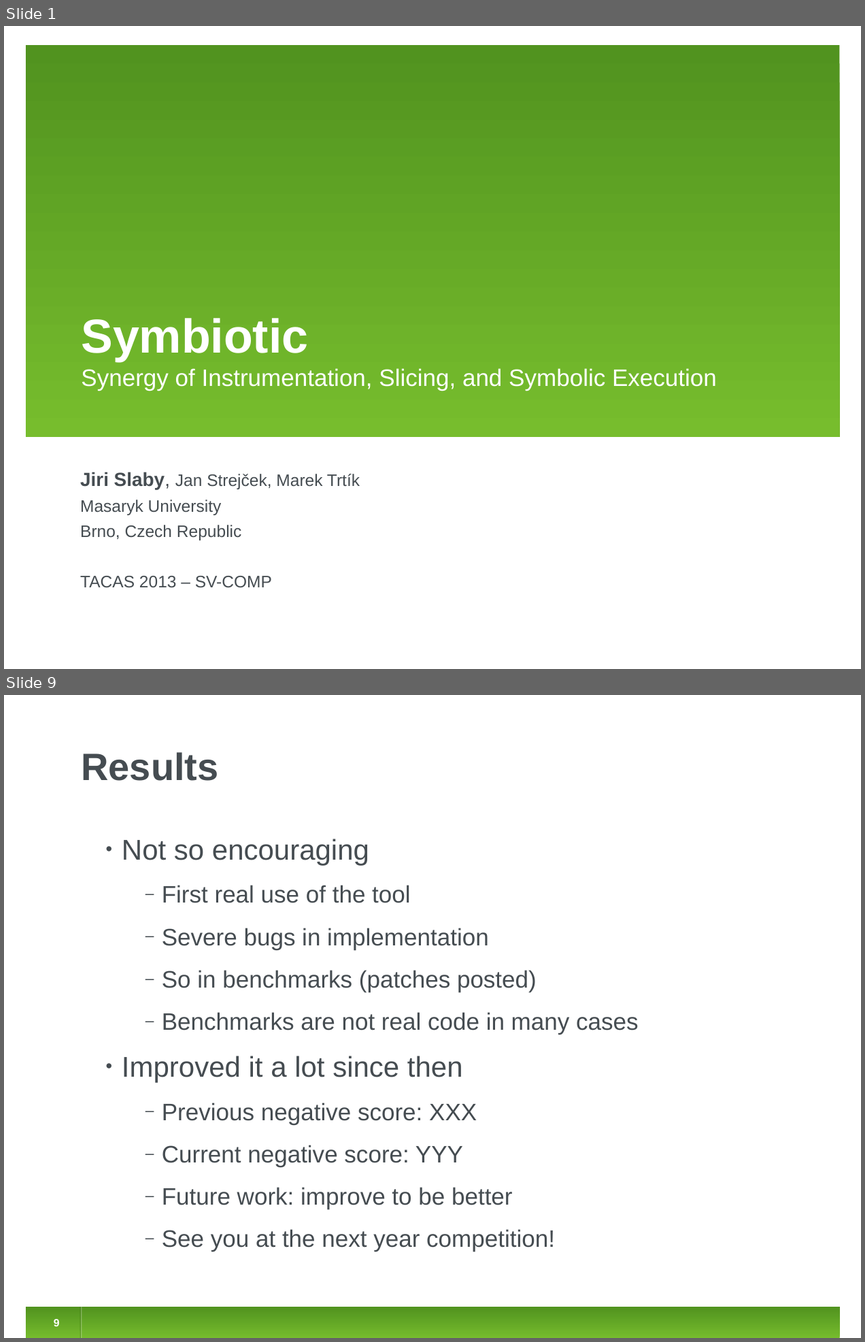
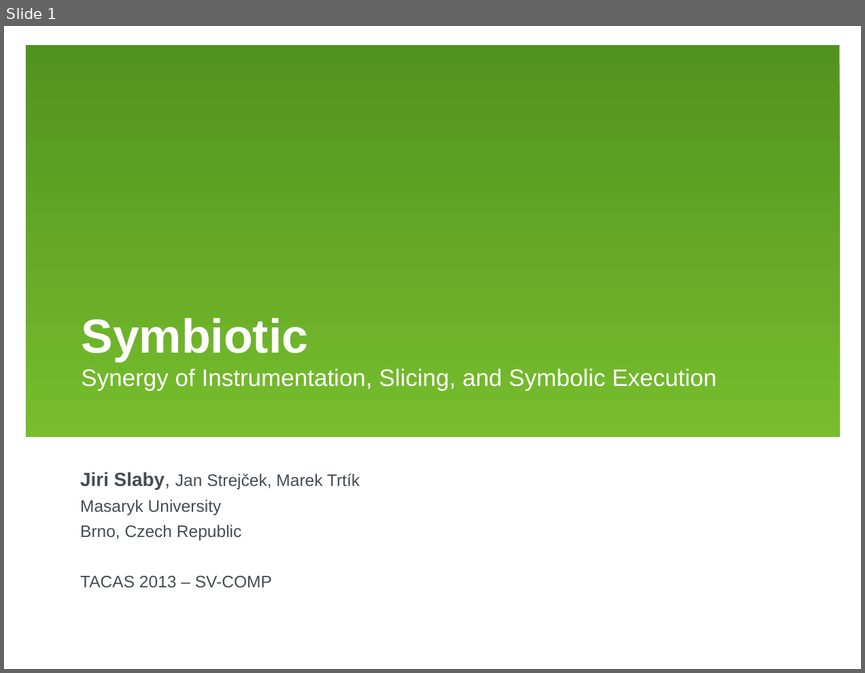
Before and after one commit to jirislaby/writings, a slide deck: presentations/tacas2013.odp. Shown one above the other, each under a label of ours: slides 1 and 9 before the commit, slide 1 after it; the slides between them are not shown. The pictures are 865x1342 and 865x673 pixels, drawn with LibreOffice and Linux fonts; fonts in the diff are those of the drawing. Boxes give left, top, right and bottom in pixels: in the first picture for what was removed or moved away, otherwise in the second. Text is boxed around its words. In the diff, an @@ line names an element or a change of style, - is before the commit and + after.

```diff
--- a/presentations/tacas2013.odp
+++ b/presentations/tacas2013.odp
@@ slide 9 removed at (4,695,861,1338), background #FFFFFF @@
@@ title removed at (81,752,218,781) @@
-Results
@@ text removed at (122,838,638,1251) @@
-• Not so encouraging
-  ‒ First real use of the tool
-  ‒ Severe bugs in implementation
-  ‒ So in benchmarks (patches posted)
-  ‒ Benchmarks are not real code in many cases
-• Improved it a lot since then
-  ‒ Previous negative score: XXX
-  ‒ Current negative score: YYY
-  ‒ Future work: improve to be better
-  ‒ See you at the next year competition!
@@ rectangle removed at (26,1307,839,1338) @@
@@ page number removed at (54,1319,60,1326) @@
-9
@@ line removed from (80, 1307) to (80, 1338) @@
@@ line removed from (81, 1307) to (81, 1338) @@
```
Also in this commit, not shown: 4 slides changed, 8 slides added, 4 other slides removed.
